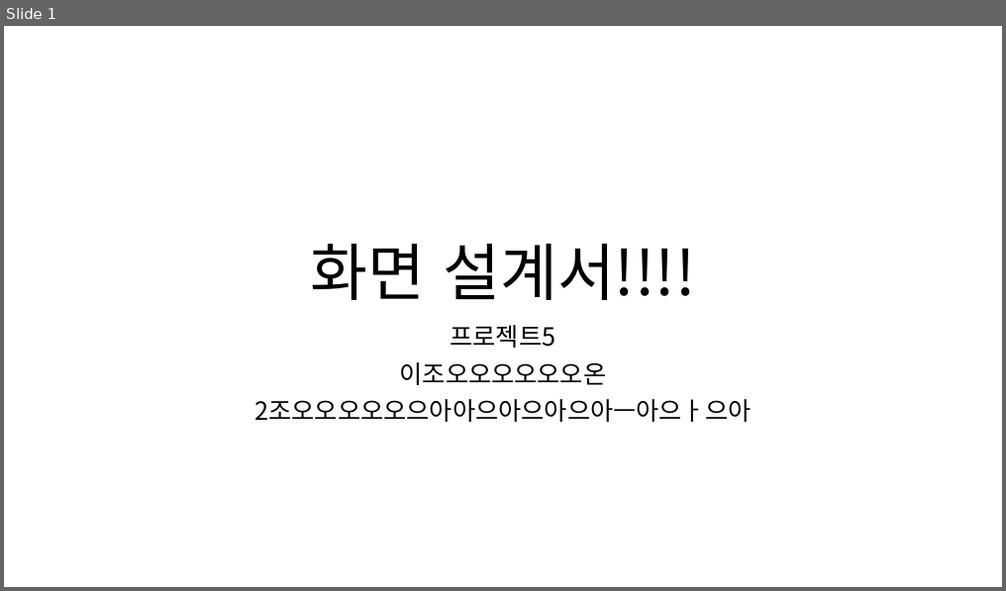
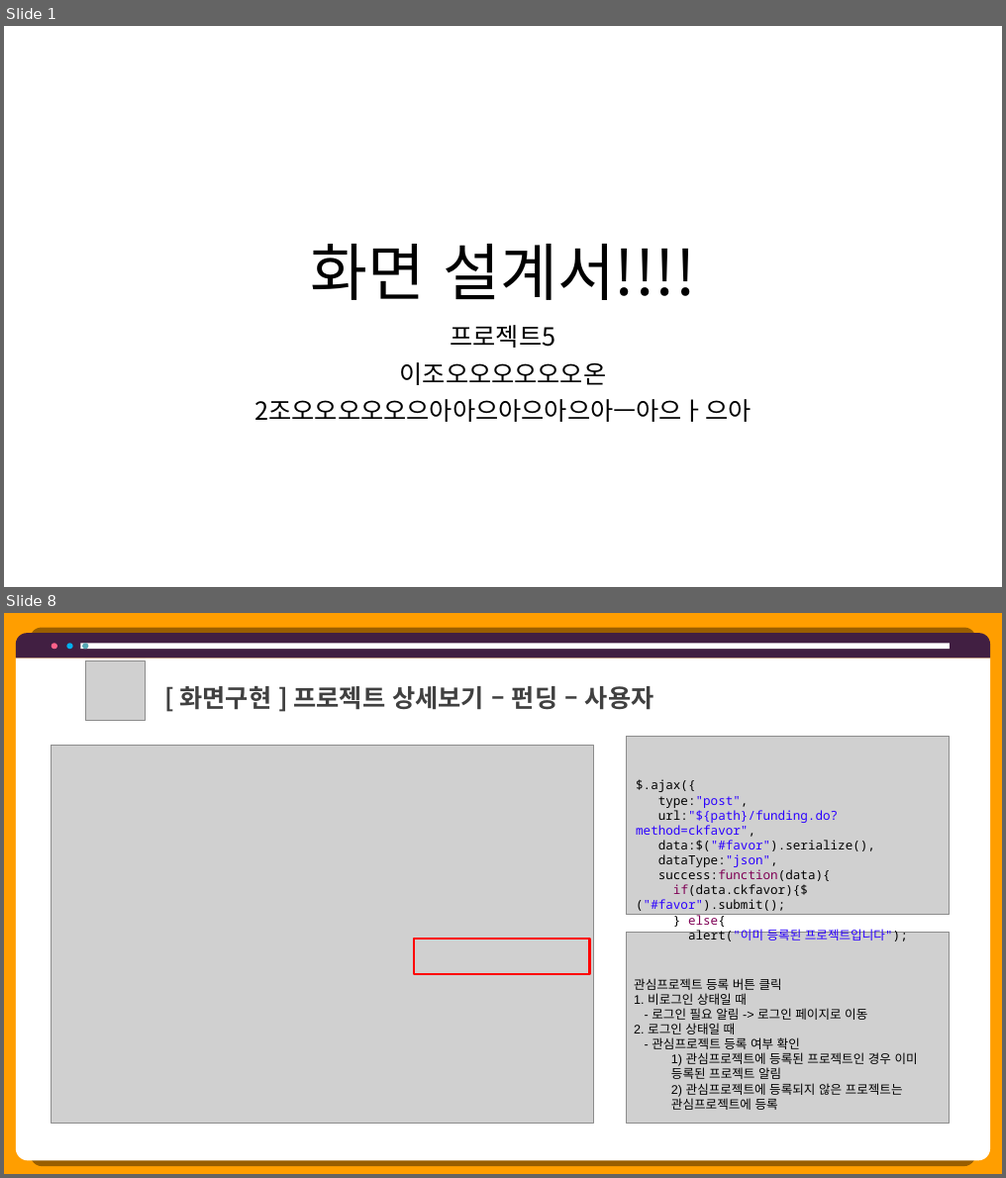
Before and after one commit to hhsw07/ezen-academy-projects, a slide deck: 0 발표용 파워포인트/0608 5차발표/0608 project06 - 파워포인트 - 민기.pptx. Shown one above the other, each under a label of ours: slide 1 before the commit, slides 1 and 8 after it; the slides between them are not shown. The pictures are 1006x591 and 1006x1178 pixels, drawn with LibreOffice and Linux fonts; fonts in the diff are those of the drawing; grey boxes stand for pictures. Boxes give left, top, right and bottom in pixels: in the first picture for what was removed or moved away, otherwise in the second. Text is boxed around its words. In the diff, an @@ line names an element or a change of style, - is before the commit and + after.

```diff
--- a/0 발표용 파워포인트/0608 5차발표/0608 project06 - 파워포인트 - 민기.pptx
+++ b/0 발표용 파워포인트/0608 5차발표/0608 project06 - 파워포인트 - 민기.pptx
@@ slide 8 added at (x1=4, y1=613, x2=1002, y2=1174), background #FF9E00 @@
@@ round same rect added at (x1=16, y1=633, x2=991, y2=658), fill #411F42 @@
@@ round same rect added at (x1=16, y1=658, x2=991, y2=1161), fill #FFFFFF @@
@@ ellipse added at (x1=52, y1=643, x2=57, y2=649), fill #FF6189 @@
@@ ellipse added at (x1=67, y1=643, x2=73, y2=649), fill #00B0F0 @@
@@ rectangle added at (x1=80, y1=643, x2=949, y2=649), fill #FFFFFF @@
@@ ellipse added at (x1=82, y1=643, x2=88, y2=649), fill #57A7B5 @@
@@ picture added at (x1=85, y1=661, x2=145, y2=720) @@
@@ text added at (x1=180, y1=686, x2=654, y2=710), 24 pt, text #404040, bold @@
+[ 화면구현 ] 프로젝트 상세보기 – 펀딩 – 사용자
@@ picture added at (x1=52, y1=746, x2=594, y2=1124) @@
@@ picture added at (x1=626, y1=737, x2=949, y2=916) @@
@@ text added at (x1=636, y1=779, x2=908, y2=942), 12 pt, text #000000 @@
+$.ajax({
+type:"post",
+url:"${path}/funding.do?method=ckfavor",
+data:$("#favor").serialize(),
+dataType:"json",
+success:function(data){
+if(data.ckfavor){$("#favor").submit();
+} else{
+alert("이미 등록된 프로젝트입니다");
@@ picture added at (x1=626, y1=932, x2=949, y2=1124) @@
@@ rectangle added at (x1=414, y1=940, x2=589, y2=974), outline #FF0000 2 pt @@
@@ text added at (x1=634, y1=978, x2=918, y2=1110), 12 pt, text #000000 @@
+관심프로젝트 등록 버튼 클릭
+1. 비로그인 상태일 때
+- 로그인 필요 알림 -> 로그인 페이지로 이동
+2. 로그인 상태일 때
+- 관심프로젝트 등록 여부 확인
+  1) 관심프로젝트에 등록된 프로젝트인 경우 이미 등록된 프로젝트 알림
+  2) 관심프로젝트에 등록되지 않은 프로젝트는 관심프로젝트에 등록
```
Also in this commit, not shown: 18 other slides added, 7 other files.
